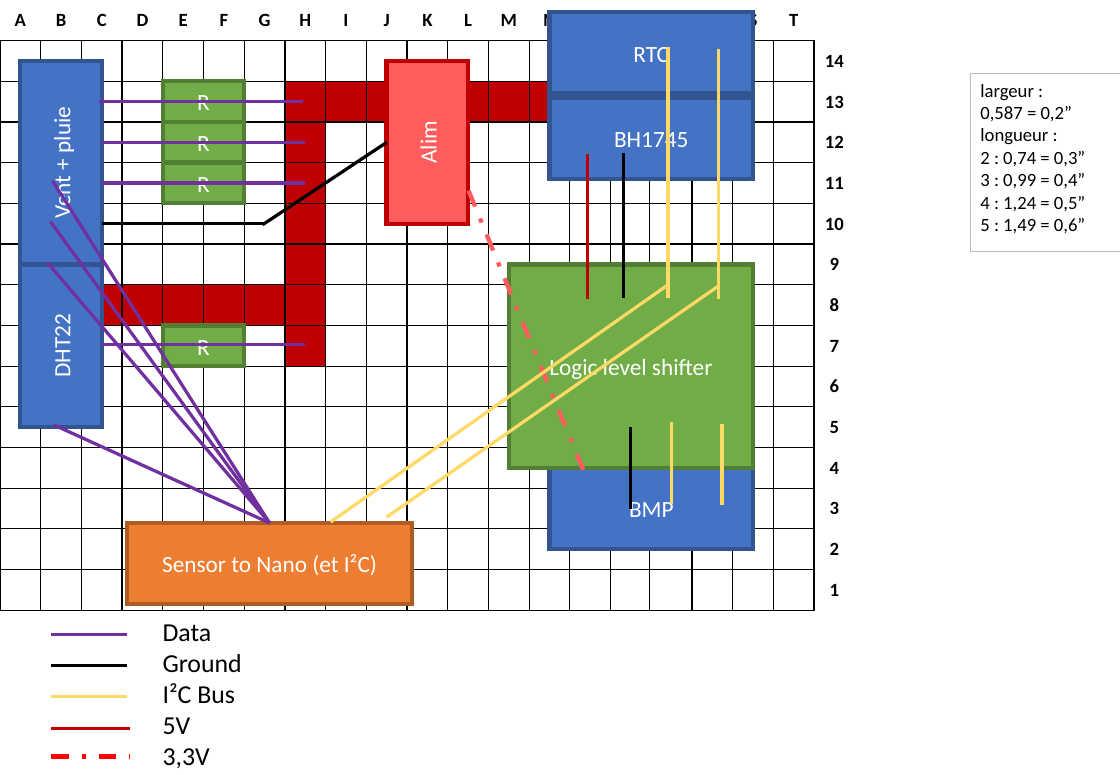
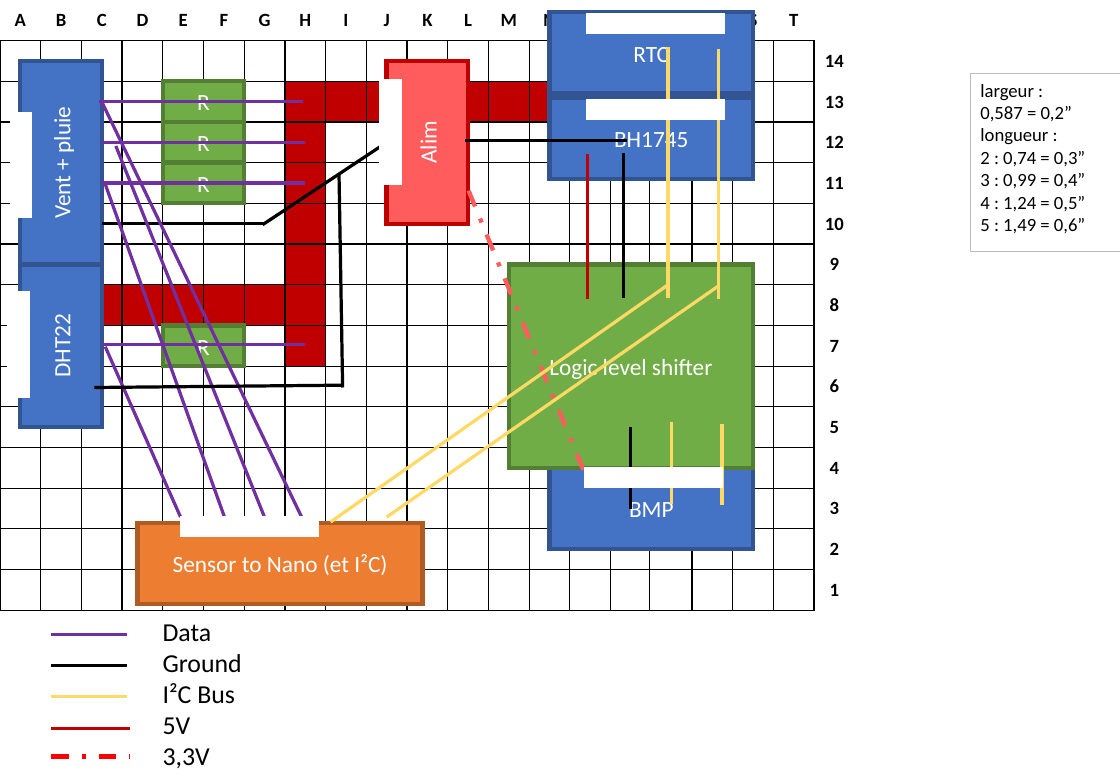
Before and after one commit to brice1401/StationMeteo, a slide deck: slide 1 of Carte.pptx. Drawn at 1120x775 pixels with LibreOffice and Linux fonts; fonts in the diff are those of the drawing. Boxes give left, top, right and bottom in pixels: in the first picture for what was removed or moved away, otherwise in the second. Text is boxed around its words. In the diff, an @@ line names an element or a change of style, - is before the commit and + after.

```diff
--- a/Carte.pptx
+++ b/Carte.pptx
@@ rectangle added at (587, 14, 725, 33), fill #FFFFFF, outline #FFFFFF 1 pt @@
@@ rectangle added at (380, 80, 401, 185), fill #FFFFFF, outline #FFFFFF 1 pt @@
@@ rectangle added at (10, 112, 31, 217), fill #FFFFFF, outline #FFFFFF 1 pt @@
@@ line moved from (53, 181) - (270, 523) to (101, 101) - (305, 523) @@
@@ rectangle added at (587, 100, 725, 119), fill #FFFFFF, outline #FFFFFF 1 pt @@
@@ line moved from (51, 221) - (270, 523) to (116, 146) - (267, 522) @@
@@ line added from (465, 141) to (627, 141), #000000 2.25 pt @@
@@ line added from (342, 388) to (339, 174), #000000 2.25 pt @@
@@ line moved from (47, 263) - (270, 523) to (105, 184) - (228, 524) @@
@@ rectangle added at (8, 292, 28, 397), fill #FFFFFF, outline #FFFFFF 1 pt @@
@@ line moved from (54, 425) - (270, 523) to (105, 347) - (181, 517) @@
@@ line added from (342, 386) to (94, 388), #000000 2.25 pt @@
@@ rectangle added at (584, 468, 722, 487), fill #FFFFFF, outline #FFFFFF 1 pt @@
@@ rectangle "Sensor to Nano (et I²C)": place and size @@
-rectangle "Sensor to Nano (et I²C)" at (127, 523, 413, 605)
+rectangle "Sensor to Nano (et I²C)" at (138, 523, 423, 605)
@@ rectangle added at (181, 517, 319, 536), fill #FFFFFF, outline #FFFFFF 1 pt @@
```
Also in this commit, not shown: 1 other slide changed, 4 other files.
